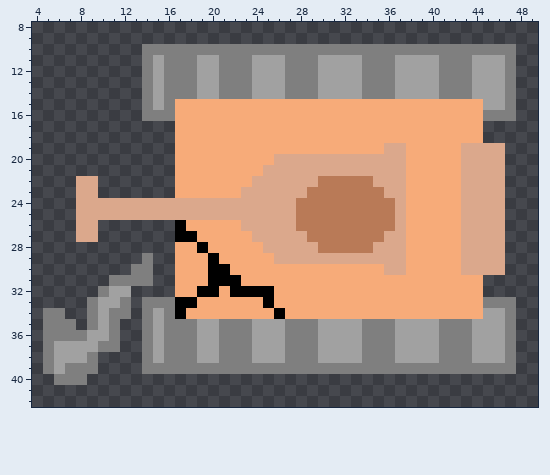
Edited in one commit: pixel-art sprite (images/tank/tan/West/2-health.png). Above, as it was before the edit.
The file is 50x50 pixels. Shown: x 4..49, y 8..42. The old version is drawn lined up with the new one.
The result:
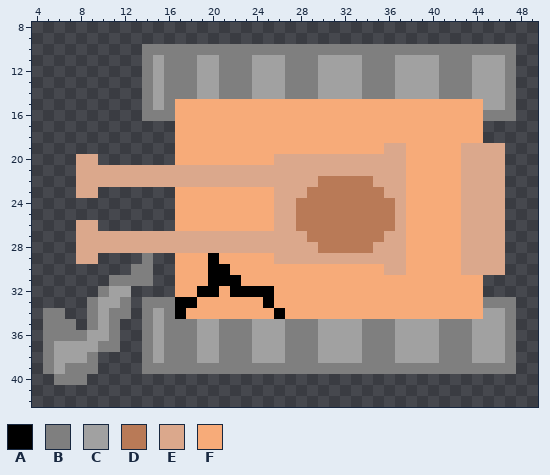
Palette (. is transparent): A #000000  B #7f7f7f  C #a1a1a1  D #b97a57  E #dba88c  F #f7ab79
The exact change:
whole drawing moved by +2,+2 (the old picture is shown already moved)
y 20: x 8..9 .. -> EE
y 21: x 8..24 .........FFFFFFFF -> EEEEEEEEEEEEEEEEE
y 22: x 10..23 .......FFFFFFF -> EEEEEEEEEEEEEE
y 23: x 23..25 EEE -> FFF
y 24..25: x 8..25 EEEEEEEEEEEEEEEEEE -> .........FFFFFFFFF
y 26: x 17 A -> F; x 23..25 EEE -> FFF
y 27: x 10..23 .......AAFFFFF -> EEEEEEEEEEEEEE
y 28: x 8..24 .........FFAFFFFF -> EEEEEEEEEEEEEEEEE
y 29: x 8..9 .. -> EE
